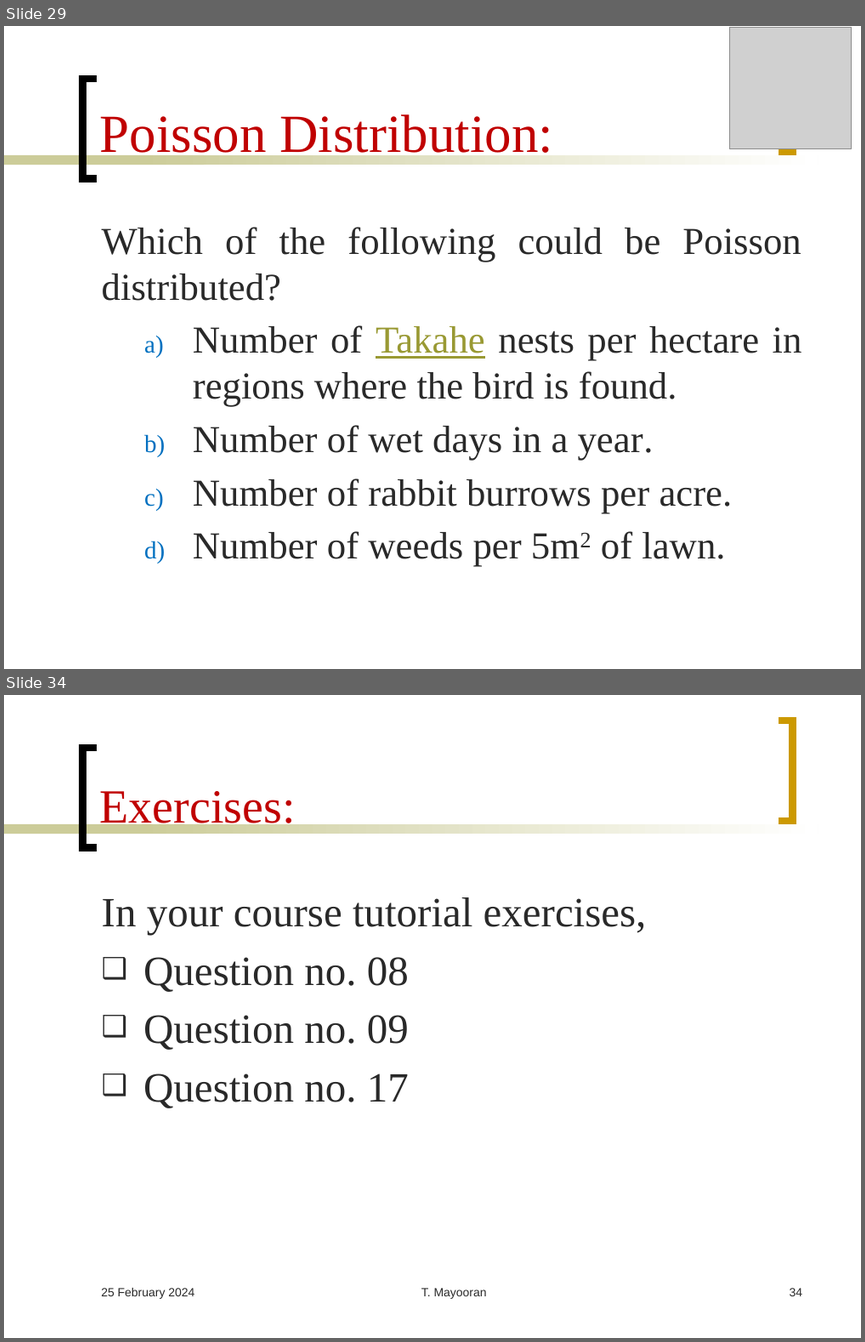
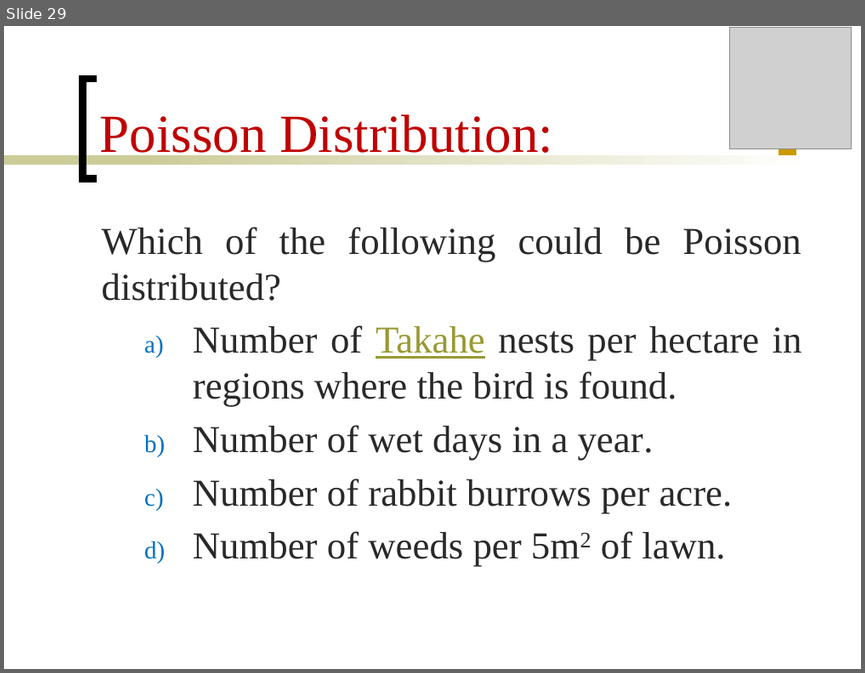
Before and after one commit to Mayooran1987/MC3020_E24, a slide deck: Lect_2.pptx. Shown one above the other, each under a label of ours: slides 29 and 34 before the commit, slide 29 after it; the slides between them are not shown. The pictures are 865x1342 and 865x673 pixels, drawn with LibreOffice and Linux fonts; fonts in the diff are those of the drawing; grey boxes stand for pictures. Boxes give left, top, right and bottom in pixels: in the first picture for what was removed or moved away, otherwise in the second. Text is boxed around its words. In the diff, an @@ line names an element or a change of style, - is before the commit and + after.

```diff
--- a/Lect_2.pptx
+++ b/Lect_2.pptx
@@ slide 34 removed at bbox=[4, 695, 861, 1338], background #FFFFFF; not listed: 4 template elements that a slide beside it also shows @@
@@ title removed at bbox=[100, 791, 296, 831] @@
-Exercises:
@@ text removed at bbox=[102, 897, 647, 1108] @@
-In your course tutorial exercises,
-❑ Question no. 08
-❑ Question no. 09
-❑ Question no. 17
@@ text removed at bbox=[101, 1287, 194, 1299] @@
-25 February 2024
@@ text removed at bbox=[421, 1287, 487, 1299] @@
-T. Mayooran
@@ page number removed at bbox=[789, 1287, 803, 1296] @@
-34
```
Also in this commit, not shown: 51 slides changed, 2 slides added, 1 other slide removed, 9 other files.
